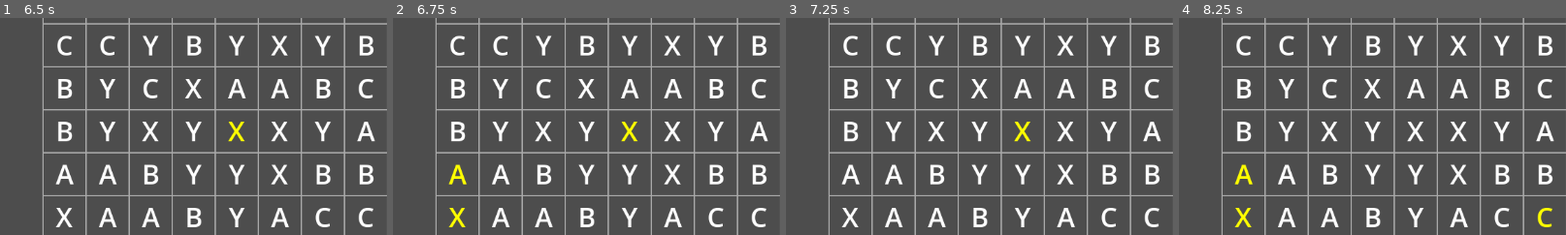
Above: before the commit, frames 1-4 (left to right).
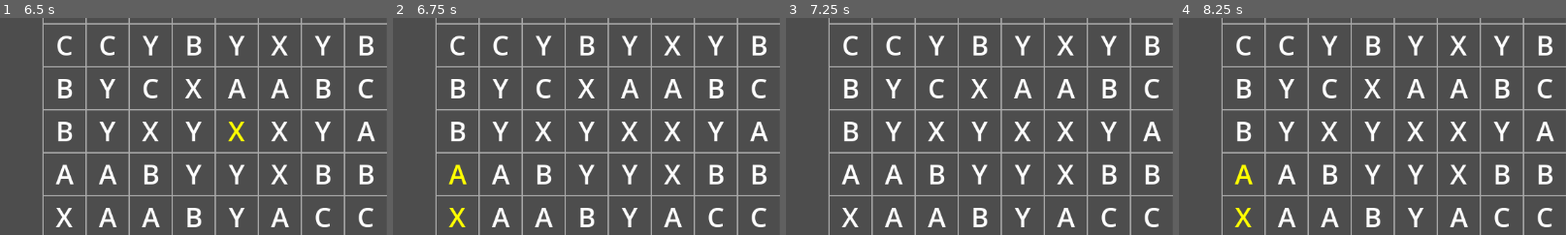
Above: after the commit, the same moments.

Repository: fehudma/godot_projects
Game: Godot game, scene res://Scenes/game.tscn
Two runs of this game, one before a commit and one after it. Both use one fixed random seed, a clock stepped at 60 frames per second and the inputs below.
Inputs (mouse positions are % of the whole screen's width and height, from its top left):
- Up to frame 1 (6.5 s): click "Hint" at 0.5 s; click "Test" at 1.25 s; click "Test" at 2 s; click "Hint" at 2.75 s; click "Test" at 3.5 s; click "Hint" at 4.25 s; tap Enter at 5 s; move the mouse to (72, 45) at 5.02 s; click (72, 45) at 5.17 s; tap Space at 5.75 s; move the mouse to (30, 55) at 5.77 s; click (30, 55) at 5.92 s
- Up to frame 2 (6.75 s): tap Enter at 6.5 s; move the mouse to (60, 28) at 6.52 s; click (60, 28) at 6.67 s
- Up to frame 3 (7.25 s): no input
- Up to frame 4 (8.25 s): tap Space at 7.25 s; move the mouse to (45, 70) at 7.27 s; click (45, 70) at 7.42 s; tap Enter at 8 s; move the mouse to (80, 65) at 8.02 s; click (80, 65) at 8.17 s
The pictures show only the part of the screen within x 0-50%, y 28-78%; the shares and areas given below are measured in that part.

Frame 1 is identical in both runs. In frame 2, 0.2% of the frame differs, in the area x 58-64%, y 47-58%; in frame 3, 0.2%; in frame 4, 0.2%.

Commit message:
Clear any existing selection before showing a hint

Diff:
--- a/Scenes/board.gd
+++ b/Scenes/board.gd
@@ -580,6 +580,13 @@
 	if input_locked:
 		return
 
+	var selected_piece: Piece = grid[selected_cell.x][selected_cell.y]
+
+	if selected_piece != null:
+		selected_piece.set_selected(false)
+
+	selected_cell = Vector2i(-1, -1)
+
 	var possible_move: Array[Vector2i] = find_possible_move()
 
 	if possible_move.is_empty():
